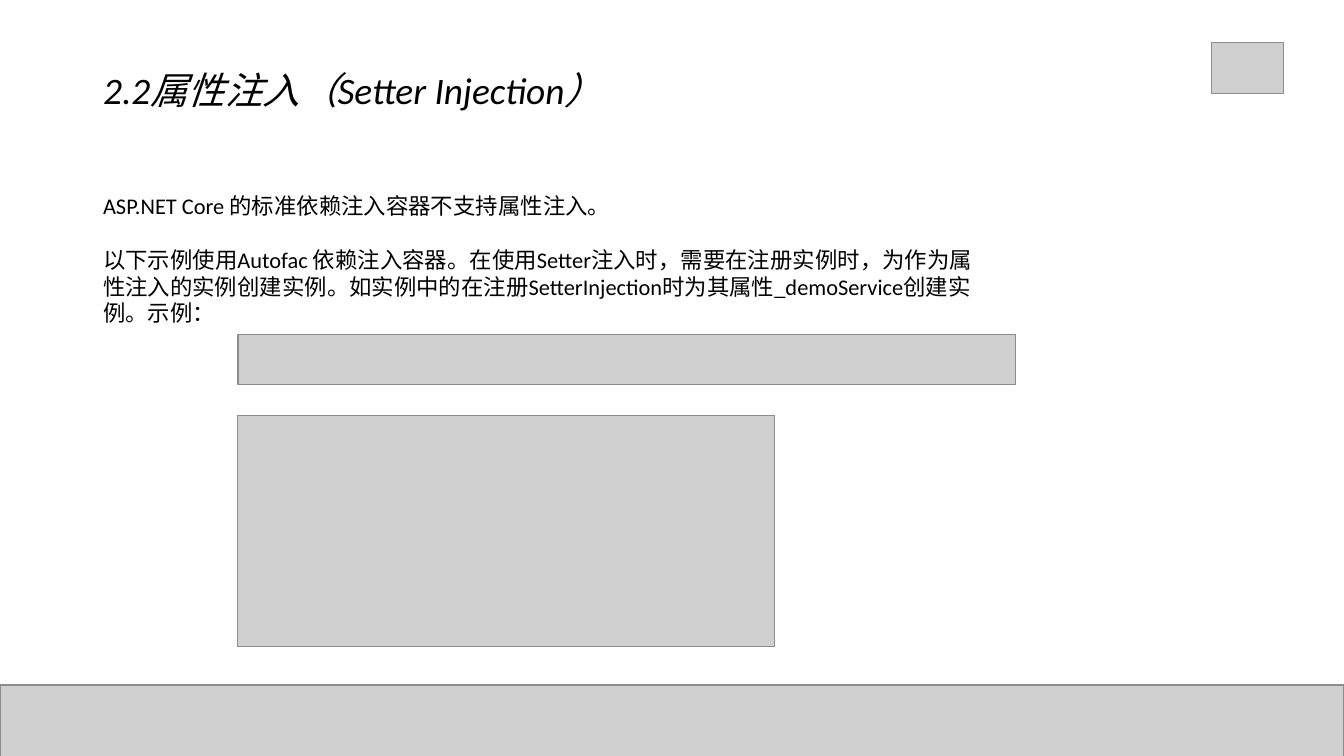
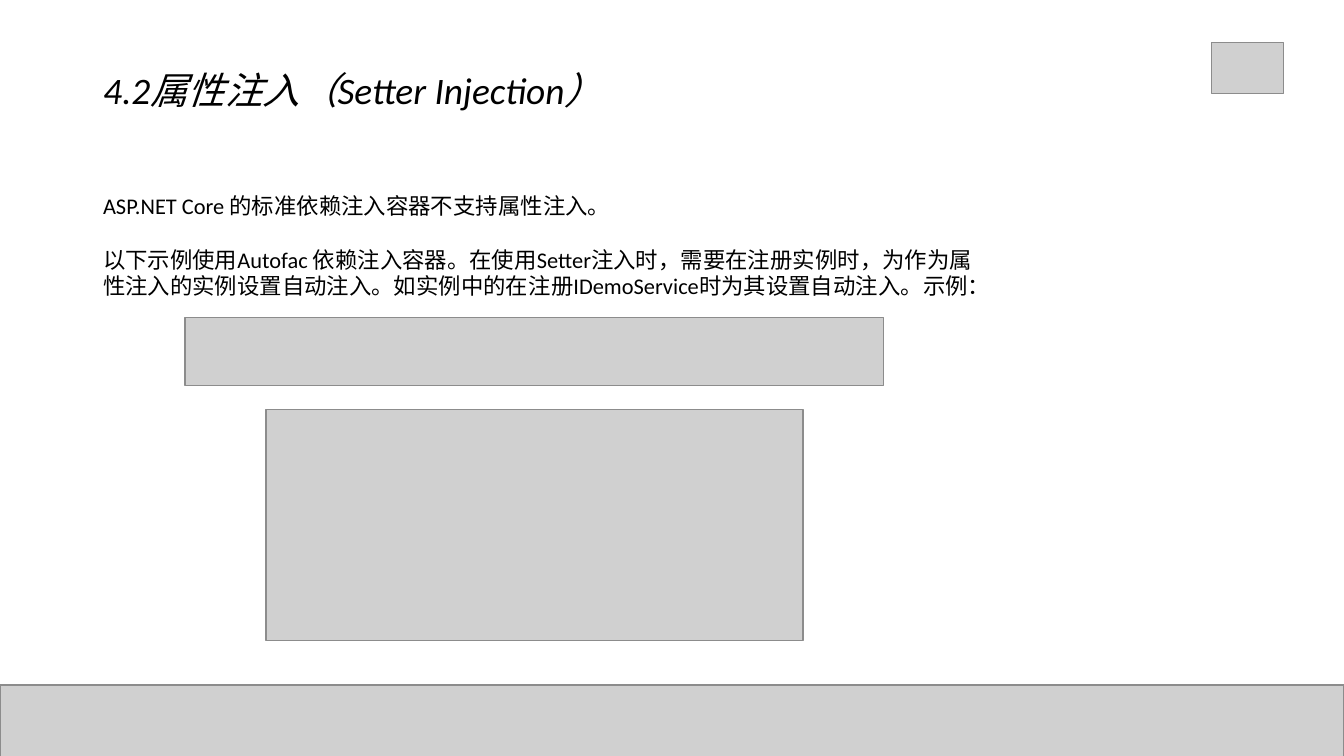
Before and after one commit to Mrchensama/DependenceInjection, a slide deck: slide 36 of 陈胡-依赖注入.pptx (slide 35 before the commit). Drawn at 1344x756 pixels with LibreOffice and Linux fonts; fonts in the diff are those of the drawing; grey boxes stand for pictures. Boxes give left, top, right and bottom in pixels: in the first picture for what was removed or moved away, otherwise in the second. Text is boxed around its words. In the diff, an @@ line names an element or a change of style, - is before the commit and + after.

```diff
--- a/陈胡-依赖注入.pptx
+++ b/陈胡-依赖注入.pptx
@@ text at bbox=[103, 73, 565, 111]: text changed @@
-2.2属性注入（Setter Injection）
+4.2属性注入（Setter Injection）
@@ text at bbox=[103, 249, 990, 296]: text changed @@
-以下示例使用Autofac 依赖注入容器。在使用Setter注入时，需要在注册实例时，为作为属性注入的实例创建实例。如实例中的在注册SetterInjection时为其属性_demoService创建实例。示例：
+以下示例使用Autofac 依赖注入容器。在使用Setter注入时，需要在注册实例时，为作为属性注入的实例设置自动注入。如实例中的在注册IDemoService时为其设置自动注入。示例：
@@ picture: place and size @@
-picture at bbox=[238, 335, 1016, 384]
+picture at bbox=[185, 317, 884, 386]
@@ picture: place and size @@
-picture at bbox=[237, 415, 774, 646]
+picture at bbox=[266, 410, 804, 641]
```
Also in this commit, not shown: 28 other slides changed, 4 slides added, 4 slides removed, 5 other files.
